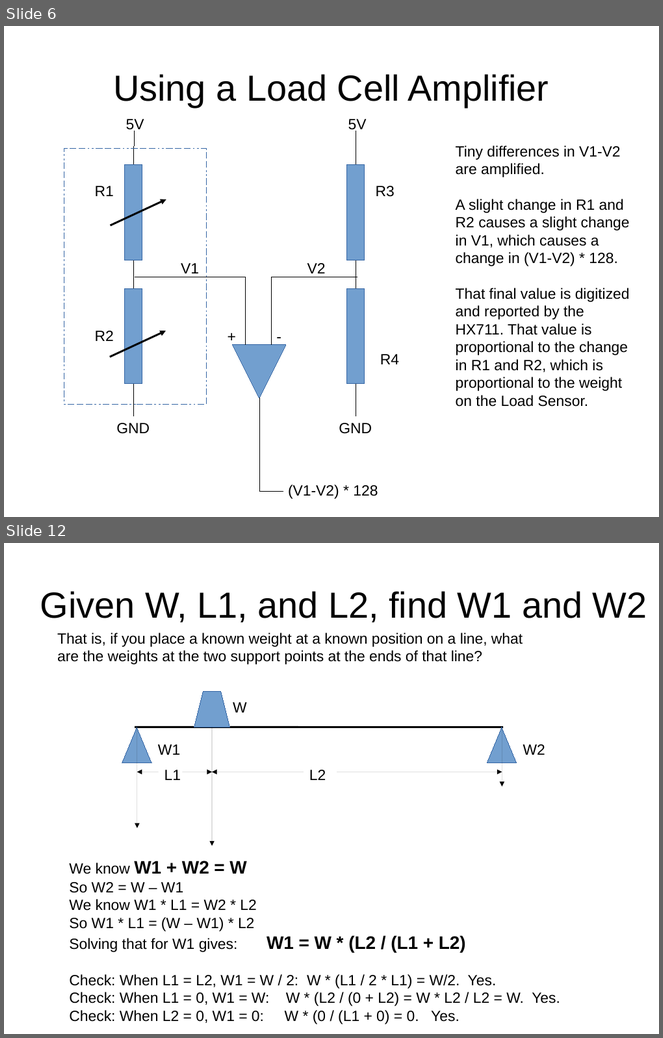
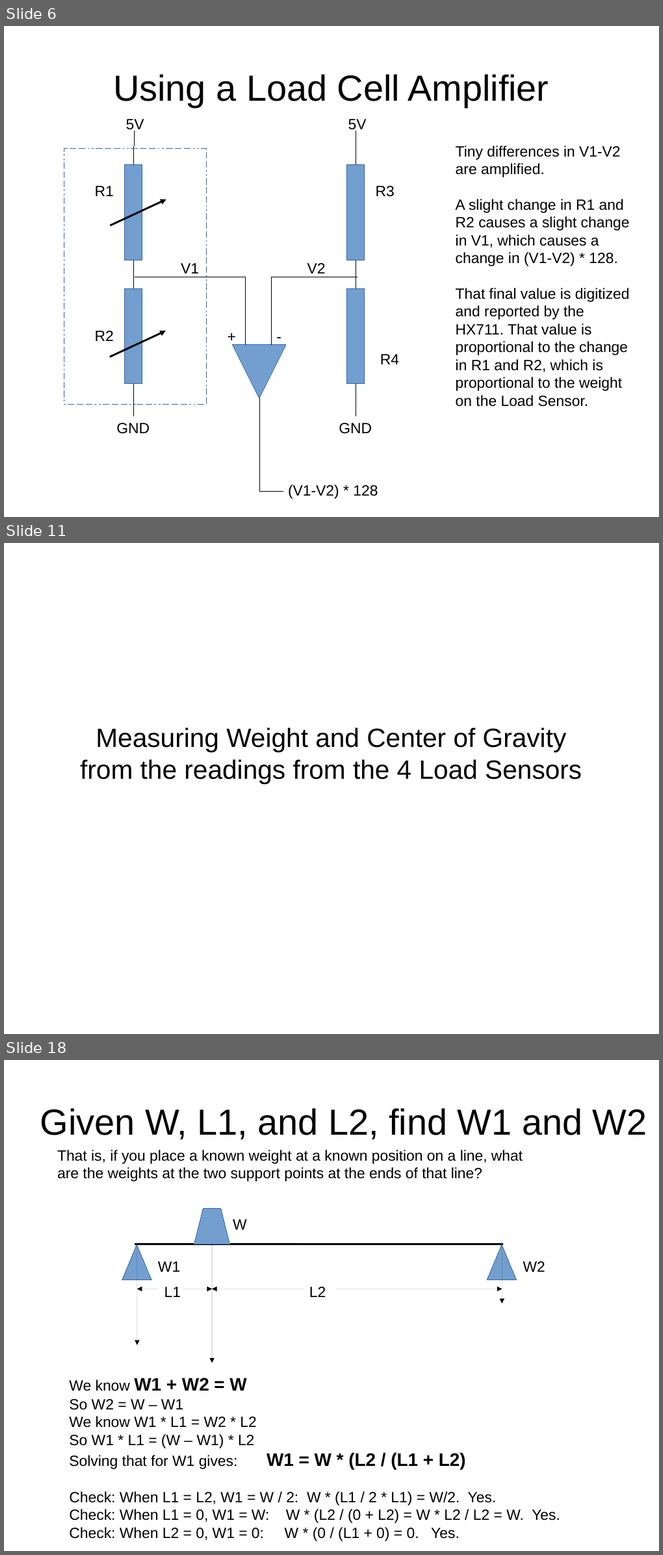
Before and after one commit to bneedhamia/CurieBLEWeightMonitor, a slide deck: ProjectMath.odp. Shown one above the other, each under a label of ours: slides 6 and 12 before the commit, slides 6, 11 and 18 after it; the slides between them are not shown. The pictures are 663x1038 and 663x1555 pixels, drawn with LibreOffice and Linux fonts; fonts in the diff are those of the drawing. Boxes give left, top, right and bottom in pixels: in the first picture for what was removed or moved away, otherwise in the second. Text is boxed around its words. In the diff, an @@ line names an element or a change of style, - is before the commit and + after.

Commit message:
redid the math to find center of gravity; marked the center of gravity of the top plywood circle

```diff
--- a/ProjectMath.odp
+++ b/ProjectMath.odp
@@ slide 11 added at [4,543,659,1034], background #FFFFFF @@
@@ subtitle added at [80,728,582,784], 32 pt, text #000000 @@
+Measuring Weight and Center of Gravity
+from the readings from the 4 Load Sensors
@@ what was slide 12 is now slide 18 @@
```
Also in this commit, not shown: 7 slides changed, 5 other slides added, 1 slide removed, 2 other files.
